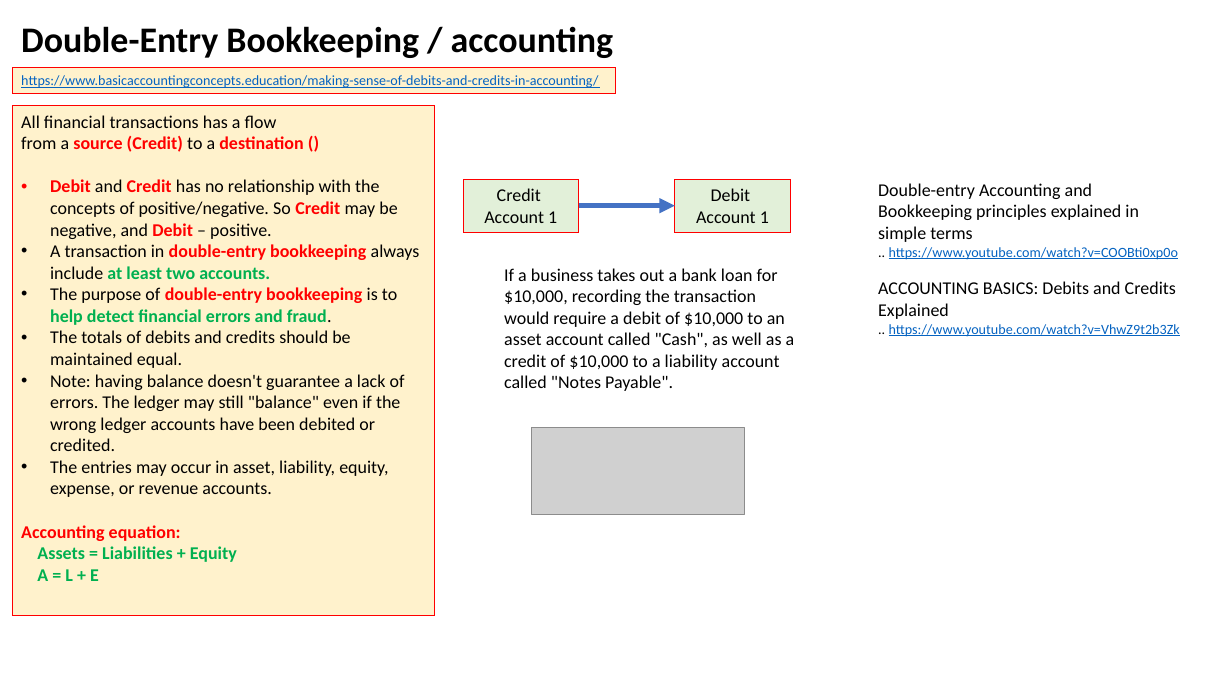
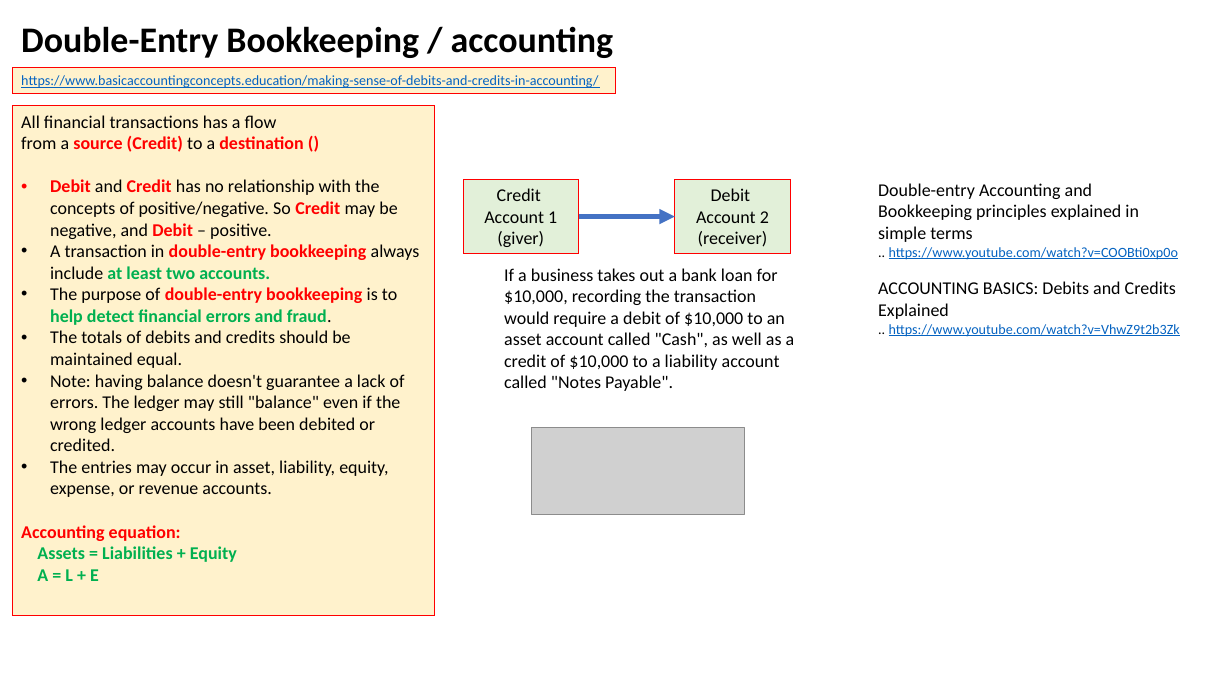
Before and after one commit to lselector/misc_life, a slide deck: slide 2 of accounting.pptx. Drawn at 1232x693 pixels with LibreOffice and Linux fonts; fonts in the diff are those of the drawing; grey boxes stand for pictures. Boxes give left, top, right and bottom in pixels: in the first picture for what was removed or moved away, otherwise in the second. Text is boxed around its words. In the diff, an @@ line names an element or a change of style, - is before the commit and + after.

```diff
--- a/accounting.pptx
+++ b/accounting.pptx
@@ rectangle "Credit Account 1" resized from (x1=463, y1=179, x2=579, y2=232) to (x1=463, y1=179, x2=579, y2=254) @@
@@ rectangle "Debit Account 2" resized from (x1=675, y1=179, x2=790, y2=232) to (x1=675, y1=179, x2=790, y2=254) @@
@@ text in rectangle at (x1=696, y1=188, x2=769, y2=247): text changed @@
-Debit
-Account 1
+Debit
+Account 2
+(receiver)
@@ text in rectangle at (x1=497, y1=231, x2=544, y2=247): paragraph added @@
+(giver)
@@ arrow moved from (579, 206) - (675, 206) to (579, 216) - (675, 216) @@
```
Also in this commit, not shown: 1 other slide changed.
